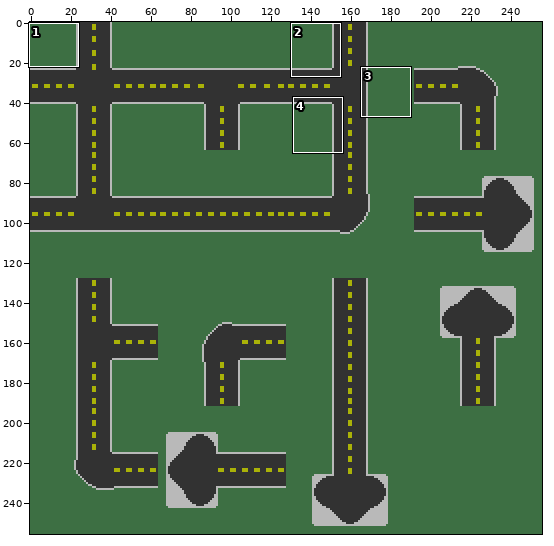
Sprite sheet, stored at Assets/TEST_ATLAS_TWO-export.png. Above, an overview of the earlier version with the close-up marked.
Close-up. The starting point:
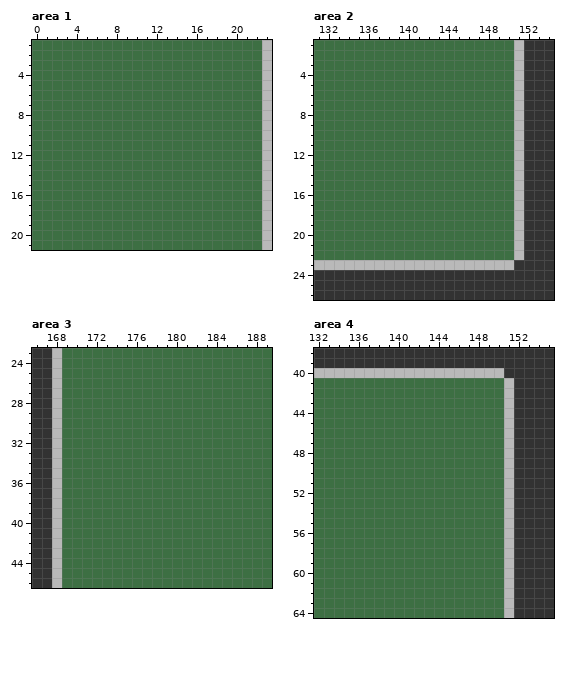
The file is 256x256 pixels. Colours within 5 levels of each other are drawn and written as one. Shown: area 1: x 0..23, y 1..21; area 2: x 131..154, y 1..26; area 3: x 166..189, y 23..46; area 4: x 132..155, y 38..64. The commit also changed other parts of the picture, which this record leaves out.
After:
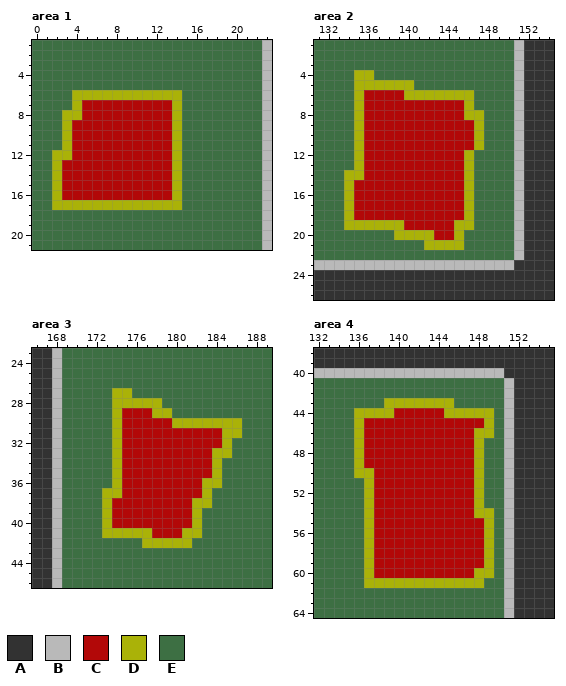
Palette (. is transparent): A #323232  B #b9b9b9  C #b20808  D #aab208  E #3d6f43
The exact change:
Area 1:
y 6: x 4..14 EEEEEEEEEEE -> DDDDDDDDDDD
y 7: x 4..14 EEEEEEEEEEE -> DCCCCCCCCCD
y 8: x 3..14 EEEEEEEEEEEE -> DDCCCCCCCCCD
y 9..11: x 3..14 EEEEEEEEEEEE -> DCCCCCCCCCCD
y 12: x 2..14 EEEEEEEEEEEEE -> DDCCCCCCCCCCD
y 13..16: x 2..14 EEEEEEEEEEEEE -> DCCCCCCCCCCCD
y 17: x 2..14 EEEEEEEEEEEEE -> DDDDDDDDDDDDD
Area 2:
y 4: x 135..136 EE -> DD
y 5: x 135..140 EEEEEE -> DDDDDD
y 6: x 135..146 EEEEEEEEEEEE -> DCCCCDDDDDDD
y 7: x 135..146 EEEEEEEEEEEE -> DCCCCCCCCCCD
y 8: x 135..147 EEEEEEEEEEEEE -> DCCCCCCCCCCDD
y 9..11: x 135..147 EEEEEEEEEEEEE -> DCCCCCCCCCCCD
y 12..13: x 135..146 EEEEEEEEEEEE -> DCCCCCCCCCCD
y 14: x 134..146 EEEEEEEEEEEEE -> DDCCCCCCCCCCD
y 15..18: x 134..146 EEEEEEEEEEEEE -> DCCCCCCCCCCCD
y 19: x 134..146 EEEEEEEEEEEEE -> DDDDDDCCCCCDD
y 20: x 139..145 EEEEEEE -> DDDDCCD
y 21: x 142..145 EEEE -> DDDD
Area 3:
y 27: x 174..175 EE -> DD
y 28: x 174..178 EEEEE -> DDDDD
y 29: x 174..179 EEEEEE -> DCCCDD
y 30: x 174..186 EEEEEEEEEEEEE -> DCCCCCDDDDDDD
y 31: x 174..186 EEEEEEEEEEEEE -> DCCCCCCCCCCDD
y 32: x 174..185 EEEEEEEEEEEE -> DCCCCCCCCCCD
y 33: x 174..185 EEEEEEEEEEEE -> DCCCCCCCCCDD
y 34..35: x 174..184 EEEEEEEEEEE -> DCCCCCCCCCD
y 36: x 174..184 EEEEEEEEEEE -> DCCCCCCCCDD
y 37: x 173..183 EEEEEEEEEEE -> DDCCCCCCCCD
y 38: x 173..183 EEEEEEEEEEE -> DCCCCCCCCDD
y 39..40: x 173..182 EEEEEEEEEE -> DCCCCCCCCD
y 41: x 173..182 EEEEEEEEEE -> DDDDDCCCDD
y 42: x 177..181 EEEEE -> DDDDD
Area 4:
y 43: x 139..145 EEEEEEE -> DDDDDDD
y 44: x 136..149 EEEEEEEEEEEEEE -> DDDDCCCCCDDDDD
y 45: x 136..149 EEEEEEEEEEEEEE -> DCCCCCCCCCCCCD
y 46: x 136..149 EEEEEEEEEEEEEE -> DCCCCCCCCCCCDD
y 47..49: x 136..148 EEEEEEEEEEEEE -> DCCCCCCCCCCCD
y 50: x 136..148 EEEEEEEEEEEEE -> DDCCCCCCCCCCD
y 51..53: x 137..148 EEEEEEEEEEEE -> DCCCCCCCCCCD
y 54: x 137..149 EEEEEEEEEEEEE -> DCCCCCCCCCCDD
y 55..59: x 137..149 EEEEEEEEEEEEE -> DCCCCCCCCCCCD
y 60: x 137..149 EEEEEEEEEEEEE -> DCCCCCCCCCCDD
y 61: x 137..148 EEEEEEEEEEEE -> DDDDDDDDDDDD
Changed places in both close-ups, as pixel boxes (x1, y1, x2, y2):
changed: (52, 90, 182, 210)
changed: (344, 70, 484, 250)
changed: (102, 388, 242, 548)
changed: (354, 398, 494, 588)
